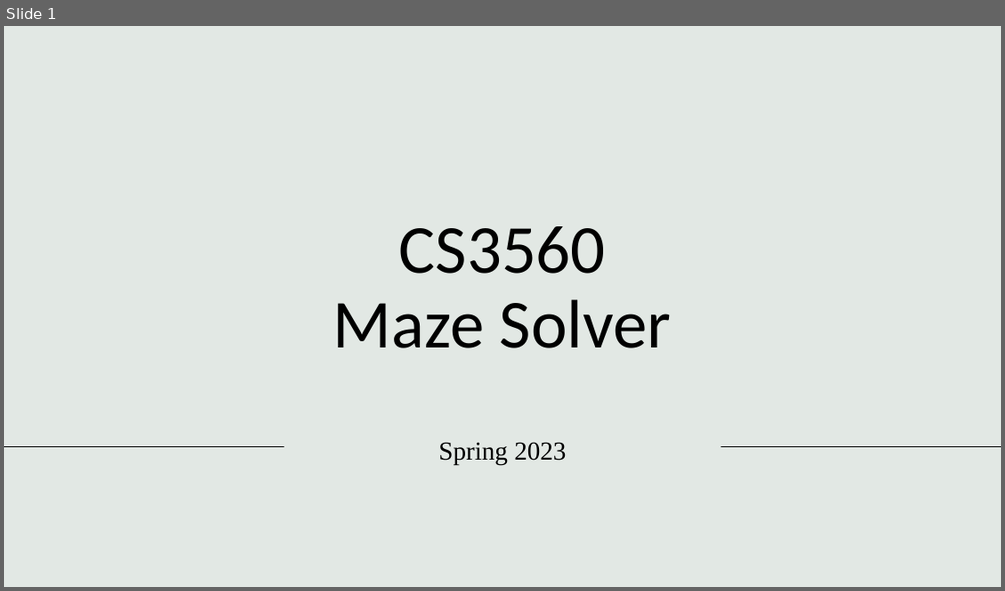
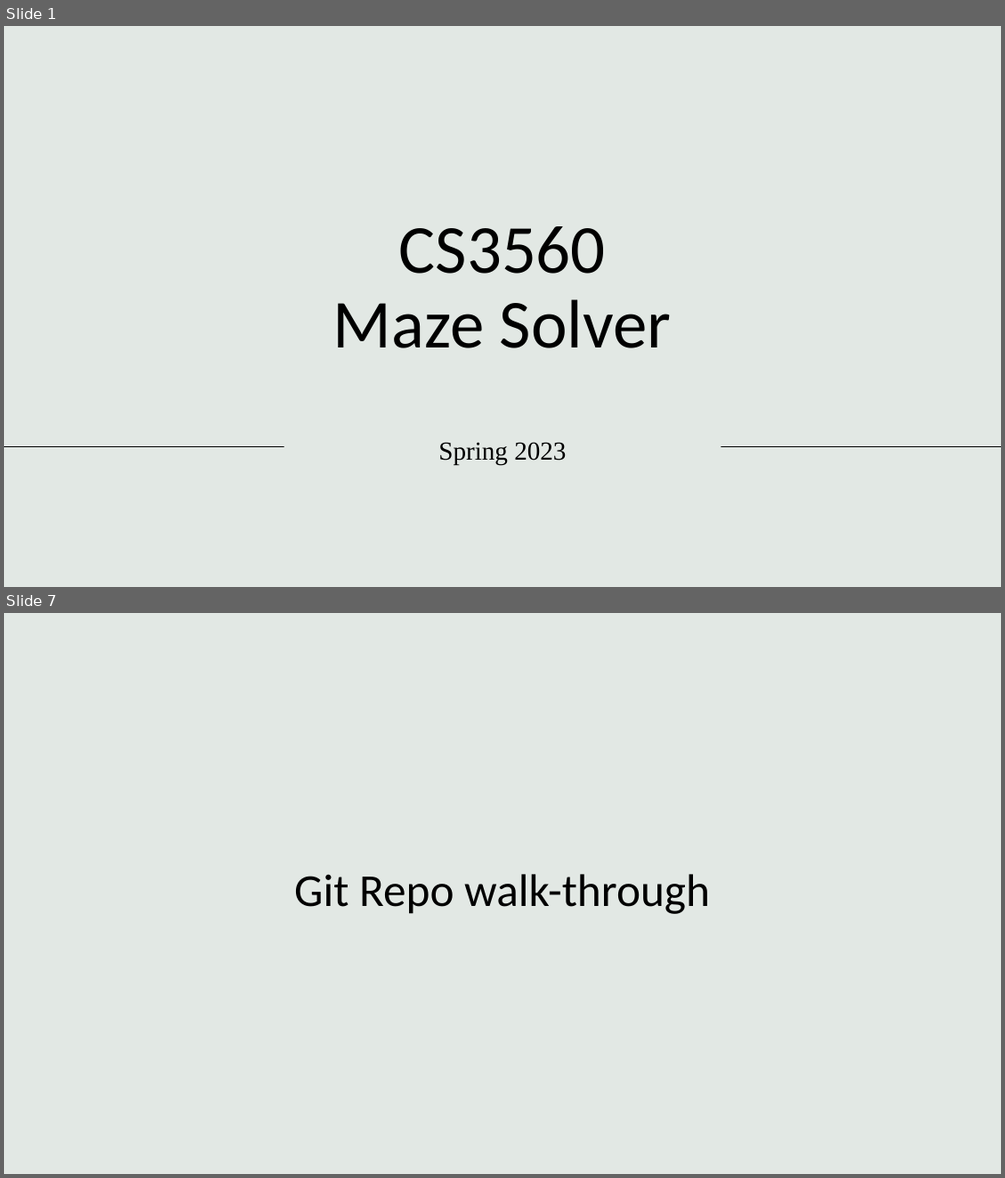
Before and after one commit to andujarnick/SoftwareToolsMazeSolver, a slide deck: presentations/Checkpoint 1.pptx. Shown one above the other, each under a label of ours: slide 1 before the commit, slides 1 and 7 after it; the slides between them are not shown. The pictures are 1005x591 and 1005x1178 pixels, drawn with LibreOffice and Linux fonts; fonts in the diff are those of the drawing; background and template pictures are left out. Boxes give left, top, right and bottom in pixels: in the first picture for what was removed or moved away, otherwise in the second. Text is boxed around its words. In the diff, an @@ line names an element or a change of style, - is before the commit and + after.

```diff
--- a/presentations/Checkpoint 1.pptx
+++ b/presentations/Checkpoint 1.pptx
@@ slide 7 added at (4, 613, 1001, 1174), background #E2E8E4 @@
@@ title added at (294, 874, 710, 914), 44 pt, text #000000 @@
+Git Repo walk-through
```
Also in this commit, not shown: 7 other slides added.
